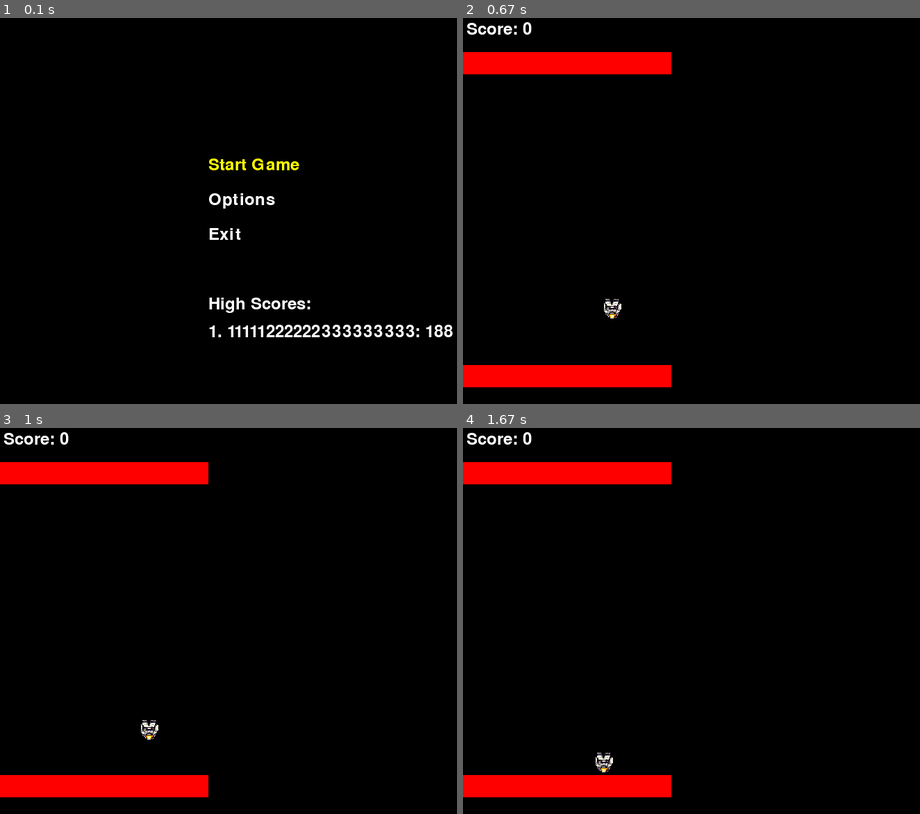
Above: before the commit, frames 1-4 (two rows, left to right).
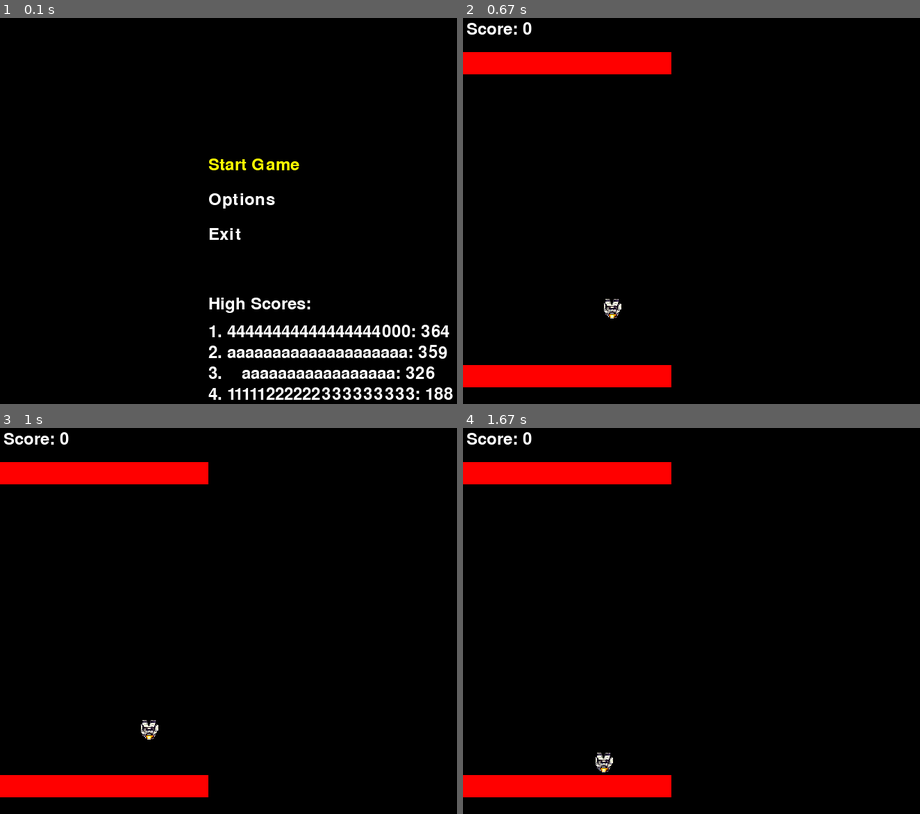
Above: after the commit, the same moments.

Repository: ViniciusKoiti/AgeOfRunner
Game: pygame game, started from main.py
The game is run twice, just before and just after one commit, with the same random seed, the same clock (stepped at 60 frames per second) and the same inputs.
Inputs:
- Up to frame 1 (0.1 s): no input
- Up to frame 2 (0.67 s): tap Backspace at 0.33 s
- Up to frame 3 (1 s): tap Space at 0.67 s
- Up to frame 4 (1.67 s): hold Left 1-1.47 s; hold Right from 1.55 s (still down)

The runs differ from the first frame. In frame 1, 3.5% of the frame differs, in the area x 45-100%, y 79-99%; in frame 2, nothing differs; in frame 3, nothing differs; in frame 4, nothing differs.

Commit message:
Melhorando estrutura

Diff:
--- a/domain/game.py
+++ b/domain/game.py
@@ -5,14 +5,15 @@
 from domain.entity.player import Player
 from domain.entity.game_object import GameObject
 from domain.game_state import GameState
+from domain.name_input_manager import NameInputManager
 from domain.physics.vector2D import Vector2D
+from domain.score_manager import ScoreManager
+from domain.score_tracker import ScoreTracker
 from ports.clock_port import ClockPort
 from ports.event_port import EventPort
 from ports.renderer_port import RendererPort
 from ports.physics_port import PhysicsPort
 from ports.texture_port import TexturePort
-import json
-import os
 
 WORLD_BOUNDS = (0, 0, 500, 500)
 SCORES_FILE = "scores.txt"
@@ -35,31 +36,12 @@
         self.game_objects: List[GameObject] = []
         self.camera = Camera(800, 600, WORLD_BOUNDS)
         self.menu = self.create_menu()
-        self.score = 0
-        self.player_name = ""
-        self.waiting_for_name = False
-        self.furthest_right = None
         self.player = None
-        self.high_scores = self.load_scores()
 
-    def load_scores(self) -> List[Dict[str, any]]:
-        if not os.path.exists(SCORES_FILE):
-            return []
-        try:
-            with open(SCORES_FILE, 'r') as f:
-                return json.loads(f.read())
-        except:
-            return []
-
-    def save_score(self, name: str, score: int):
-        scores = self.load_scores()
-        scores.append({"name": name, "score": score})
-        scores.sort(key=lambda x: x["score"], reverse=True)
-        scores = scores[:10]
-
-        with open(SCORES_FILE, 'w') as f:
-            json.dump(scores, f)
-
+        # Gerenciadores
+        self.score_manager = ScoreManager(SCORES_FILE)
+        self.name_input = NameInputManager(MAX_NAME_LENGTH)
+        self.score_tracker = ScoreTracker()
 
     def init_game_objects(self):
         self.player = Player(
@@ -67,7 +49,7 @@
             position=Vector2D(200, 400),
             texture_port=self.texture_port
         )
-        self.furthest_right = self.player.position.x  # Inicializa com a posição inicial do player
+        self.score_tracker.initialize_position(self.player.position)
 
         ground = GroundSegment(
             physics=self.physics,
@@ -86,8 +68,7 @@
     def check_player_in_bounds(self):
         if self.player and self.camera.is_in_death_zone(self.player.position):
             self.state = GameState.GAME_OVER
-            self.waiting_for_name = True  # Ativa a entrada do nome
-            self.player_name = ""  # Limpa qualquer nome anterior
+            self.name_input.start_input()
 
     def create_menu(self) -> Menu:
         menu = Menu(self.renderer)
@@ -107,13 +88,10 @@
         elif self.state == GameState.PLAYING:
             if self.player:
                 self.player.handle_input(self.event_handler)
-        elif self.state == GameState.GAME_OVER and not self.waiting_for_name:
+        elif self.state == GameState.GAME_OVER and not self.name_input.active:
             if self.event_handler.is_key_pressed("return"):
                 self.state = GameState.MENU
-                self.game_objects.clear()
-                self.player = None
-                self.score = 0
-                self.furthest_right = None
+                self.reset_game()
 
     def update(self, delta_time):
         if self.state == GameState.PLAYING:
@@ -125,8 +103,7 @@
 
     def start_game(self):
         self.state = GameState.PLAYING
-        self.score = 0
-        self.furthest_right = None
+        self.score_tracker.reset()
         self.init_game_objects()
 
     def show_options(self):
@@ -140,9 +117,8 @@
 
         if self.state == GameState.MENU:
             self.menu.render()
-            # Renderiza o ranking
             self.renderer.draw_text("High Scores:", 300, 400, (255, 255, 255))
-            for i, score in enumerate(self.high_scores[:5]):
+            for i, score in enumerate(self.score_manager.get_top_scores(5)):
                 self.renderer.draw_text(
                     f"{i+1}. {score['name']}: {score['score']}",
                     300,
@@ -154,13 +130,13 @@
                 if self.camera.is_in_view(obj.position, obj.size[0], obj.size[1]):
                     screen_pos = self.camera.world_to_screen(obj.position)
                     obj.render_at_position(self.renderer, screen_pos, delta_time)
-            self.renderer.draw_text(f"Score: {self.score}", 5, 5, (255, 255, 255))
+            self.renderer.draw_text(f"Score: {self.score_tracker.get_score()}", 5, 5, (255, 255, 255))
         elif self.state == GameState.GAME_OVER:
             self.renderer.draw_text("Game Over!", 300, 250, (255, 0, 0))
-            self.renderer.draw_text(f"Final Score: {self.score}", 280, 300, (255, 255, 255))
-            if self.waiting_for_name:
+            self.renderer.draw_text(f"Final Score: {self.score_tracker.get_score()}", 280, 300, (255, 255, 255))
+            if self.name_input.active:
                 self.renderer.draw_text("Enter your name:", 300, 350, (255, 255, 255))
-                self.renderer.draw_text(f"{self.player_name}_", 300, 400, (255, 255, 255))
+                self.renderer.draw_text(f"{self.name_input.name}_", 300, 400, (255, 255, 255))
                 self.renderer.draw_text("Press ENTER to confirm", 250, 450, (255, 255, 255))
             else:
                 self.renderer.draw_text("Press BACKSPACE to return to menu", 200, 350, (255, 255, 255))
@@ -185,35 +161,19 @@
         self.event_handler.quit()
 
     def update_score(self):
-        if not self.player:
-            return
-
-        current_x = self.player.position.x
-
-        if self.furthest_right is None:
-            self.furthest_right = current_x
-            return
-
-        if current_x > self.furthest_right:
-            points = int(current_x - self.furthest_right)
-            self.score += points
-            self.furthest_right = current_x
+        if self.player:
+            self.score_tracker.update_score(self.player.position)
 
     def process_text_input(self, char: str, is_backspace: bool, is_return: bool):
-        if not self.waiting_for_name:
-            return
+        if self.name_input.process_input(char, is_backspace, is_return):
+            self.score_manager.save_score(self.name_input.get_name(),
+                                        self.score_tracker.get_score())
+            self.name_input.stop_input()
+            self.state = GameState.MENU
+            self.score_manager.reload_scores()
+            self.reset_game()
 
-        if is_return and len(self.player_name.strip()) > 0:
-            self.save_score(self.player_name, self.score)
-            self.waiting_for_name = False
-            self.player_name = ""
-            self.state = GameState.MENU
-            self.high_scores = self.load_scores()  # Recarrega as pontuações
-            self.game_objects.clear()
-            self.player = None
-            self.score = 0
-            self.furthest_right = None
-        elif is_backspace:
-            self.player_name = self.player_name[:-1]
-        elif len(self.player_name) < MAX_NAME_LENGTH and char.isprintable():
-            self.player_name += char
+    def reset_game(self):
+        self.game_objects.clear()
+        self.player = None
+        self.score_tracker.reset()
--- /dev/null
+++ b/domain/name_input_manager.py
@@ -0,0 +1,30 @@
+class NameInputManager:
+    def __init__(self, max_length: int = 20):
+        self.max_length = max_length
+        self.name = ""
+        self.active = False
+
+    def start_input(self):
+        self.active = True
+        self.name = ""
+
+    def stop_input(self):
+        self.active = False
+        self.name = ""
+
+    def process_input(self, char: str, is_backspace: bool, is_return: bool) -> bool:
+
+        if not self.active:
+            return False
+
+        if is_return and len(self.name.strip()) > 0:
+            return True
+        elif is_backspace:
+            self.name = self.name[:-1]
+        elif len(self.name) < self.max_length and char.isprintable():
+            self.name += char
+
+        return False
+
+    def get_name(self) -> str:
+        return self.name
--- /dev/null
+++ b/domain/score_manager.py
@@ -0,0 +1,32 @@
+from typing import Dict, List
+import json
+import os
+
+class ScoreManager:
+    def __init__(self, scores_file: str):
+        self.scores_file = scores_file
+        self.high_scores = self.load_scores()
+
+    def load_scores(self) -> List[Dict[str, any]]:
+        if not os.path.exists(self.scores_file):
+            return []
+        try:
+            with open(self.scores_file, 'r') as f:
+                return json.loads(f.read())
+        except:
+            return []
+
+    def save_score(self, name: str, score: int):
+        scores = self.load_scores()
+        scores.append({"name": name, "score": score})
+        scores.sort(key=lambda x: x["score"], reverse=True)
+        scores = scores[:10]
+
+        with open(self.scores_file, 'w') as f:
+            json.dump(scores, f)
+
+    def get_top_scores(self, limit: int = 5) -> List[Dict[str, any]]:
+        return self.high_scores[:limit]
+
+    def reload_scores(self):
+        self.high_scores = self.load_scores()
--- /dev/null
+++ b/domain/score_tracker.py
@@ -0,0 +1,31 @@
+from domain.physics.vector2D import Vector2D
+
+
+class ScoreTracker:
+    def __init__(self):
+        self.score = 0
+        self.furthest_right = None
+
+    def reset(self):
+        self.score = 0
+        self.furthest_right = None
+
+    def initialize_position(self, position: Vector2D):
+        self.furthest_right = position.x
+
+    def update_score(self, current_position: Vector2D) -> int:
+
+        if self.furthest_right is None:
+            self.furthest_right = current_position.x
+            return 0
+
+        if current_position.x > self.furthest_right:
+            points = int(current_position.x - self.furthest_right)
+            self.score += points
+            self.furthest_right = current_position.x
+            return points
+
+        return 0
+
+    def get_score(self) -> int:
+        return self.score
--- a/scores.txt
+++ b/scores.txt
@@ -1 +1 @@
-[{"name": "11111222222333333333", "score": 188}]
+[{"name": "44444444444444444000", "score": 364}, {"name": "aaaaaaaaaaaaaaaaaaaa", "score": 359}, {"name": "   aaaaaaaaaaaaaaaaa", "score": 326}, {"name": "11111222222333333333", "score": 188}]
